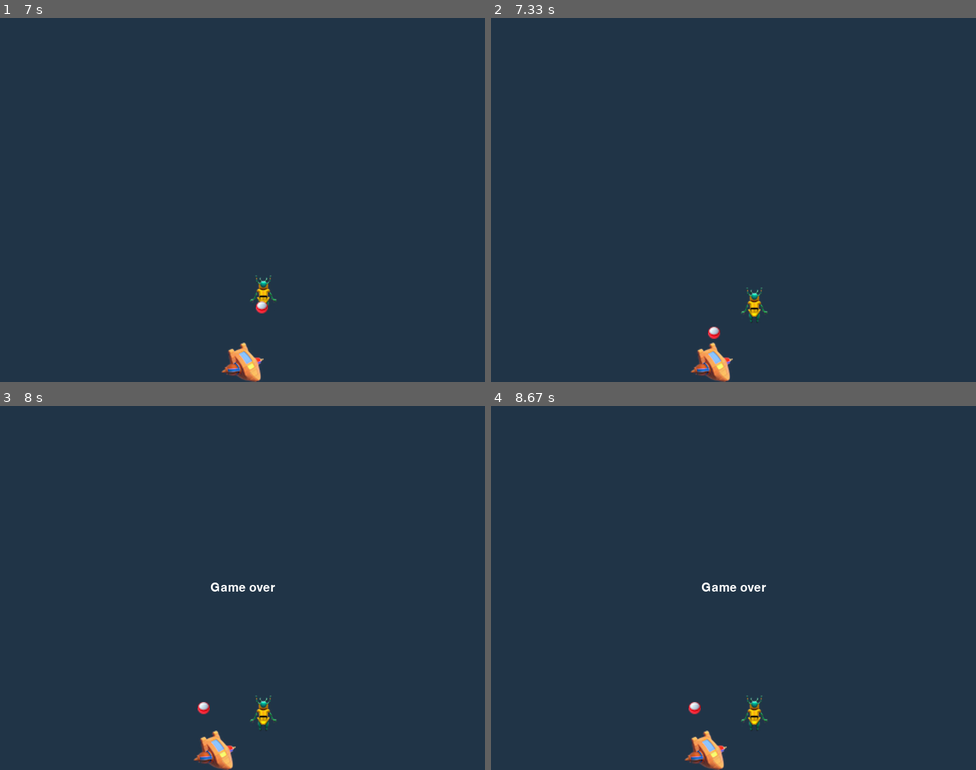
Above: before the commit, frames 1-4 (two rows, left to right).
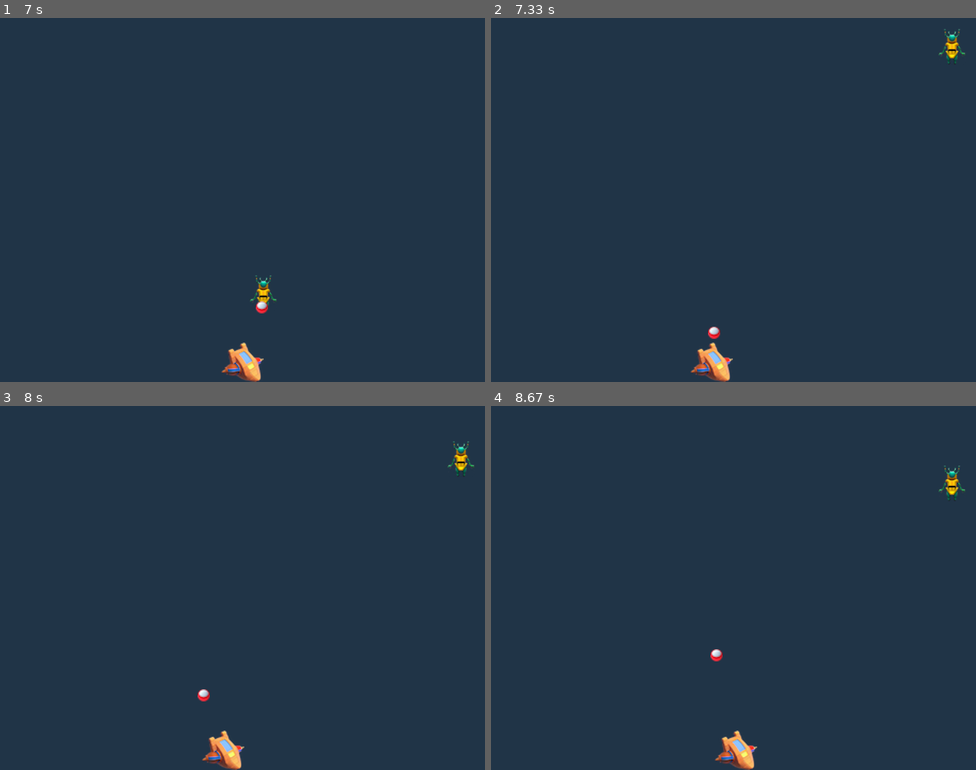
Above: after the commit, the same moments.

Repository: maksym-rakomin/pygame_shooter
Game: pygame game, started from main.py
Same seed, same stepped clock (60 frames per second), same inputs: the game is played once before the commit and once after it.
Inputs:
- Up to frame 1 (7 s): hold Left 0.33-0.87 s; hold Left 0.9-1.3 s; tap Space at 0.97, 1.27, 1.4, 1.7, 2.07, 2.37, 2.57, 2.87, 3.07, 3.37, 3.57, 3.87, 4.13, 4.43, 4.57, 4.87, 5.23, 5.53, 5.73, 6.03, 6.23, 6.53, 6.73 s; hold Right 1.33-1.97 s; hold Left 2-2.47 s; hold Right 2.5-2.97 s; hold Right 3-3.47 s; hold Left 3.5-4.03 s; hold Left 4.07-4.47 s; hold Right 4.5-5.13 s; hold Left 5.17-5.63 s; hold Right 5.67-6.13 s; hold Right 6.17-6.63 s; hold Left from 6.67 s (still down)
- Up to frame 2 (7.33 s): tap Space at 7.03, 7.3 s; release Left at 7.2 s; hold Left from 7.23 s (still down)
- Up to frame 3 (8 s): tap Space at 7.6, 7.73 s; release Left at 7.63 s; hold Right from 7.67 s (still down)
- Up to frame 4 (8.67 s): tap Space at 8.03 s; release Right at 8.3 s

Frame 1 is identical in both runs. In frame 2, 0.4% of the frame differs, in the area x 51-98%, y 3-84%; in frame 3, 1.4%; in frame 4, 1.8%, in the area x 39-98%, y 16-100%.

Commit message:
implement killing alien

Diff:
--- a/main.py
+++ b/main.py
@@ -80,6 +80,12 @@
     if alien_y + ALIEN_HEIGHT > fighter_y:
         is_running_game = False
 
+    if (is_ball_was_fired and
+            alien_x < ball_x < alien_x + ALIEN_WIDTH - BALL_WIDTH and
+            alien_y < ball_y < alien_y + ALIEN_HEIGHT - BALL_HEIGHT):
+        is_ball_was_fired = False
+        alien_x, alien_y = randint(0, SCREEN_WIDTH - ALIEN_WIDTH), 0
+
 game_over_text = GAME_FONT.render('Game over', True, 'white')
 game_over_rectangle = game_over_text.get_rect()
 game_over_rectangle.center = (SCREEN_WIDTH / 2, SCREEN_HEIGHT / 2)
